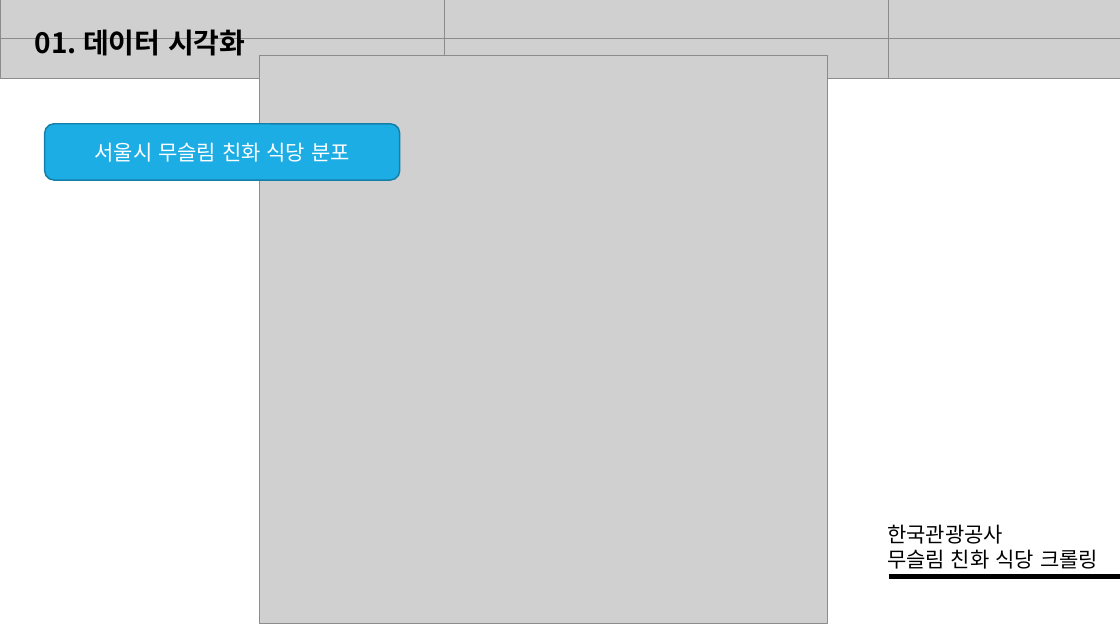
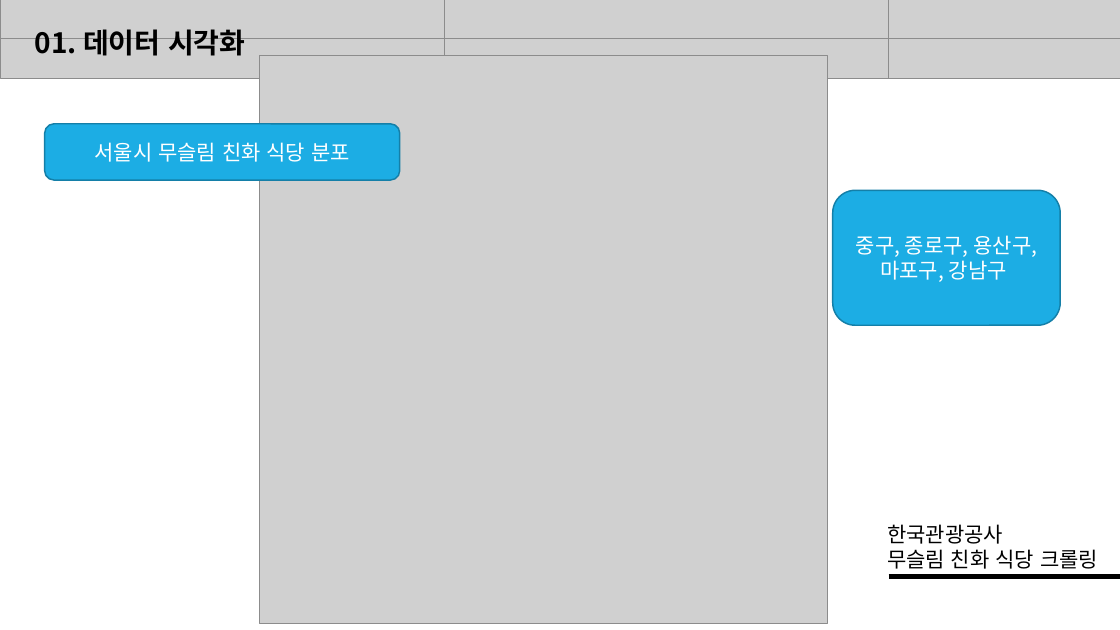
Before and after one commit to telecaster15/tourbigdata, a slide deck: slide 8 of ppt/무슬림 관광 활성화 방안.pptx (slide 7 before the commit). Drawn at 1120x630 pixels with LibreOffice and Linux fonts; fonts in the diff are those of the drawing; grey boxes stand for pictures. Boxes give left, top, right and bottom in pixels: in the first picture for what was removed or moved away, otherwise in the second. Text is boxed around its words. In the diff, an @@ line names an element or a change of style, - is before the commit and + after.

```diff
--- a/ppt/무슬림 관광 활성화 방안.pptx
+++ b/ppt/무슬림 관광 활성화 방안.pptx
@@ rounded rectangle added at <box>833,191,1060,326</box>, fill #1CADE4, outline #1580A9 1.25 pt, 18 pt, text #FFFFFF @@
+중구, 종로구, 용산구, 마포구, 강남구
```
Also in this commit, not shown: 4 other slides changed, 2 slides added.
